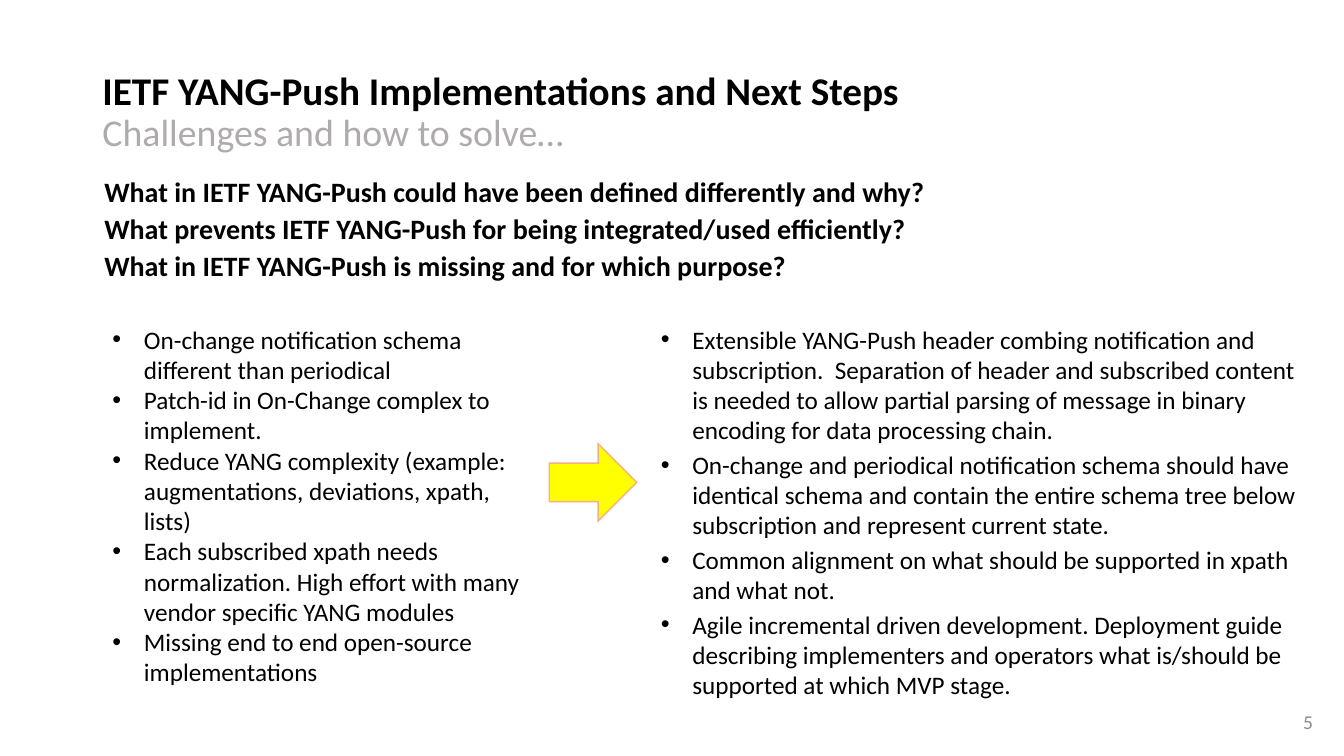
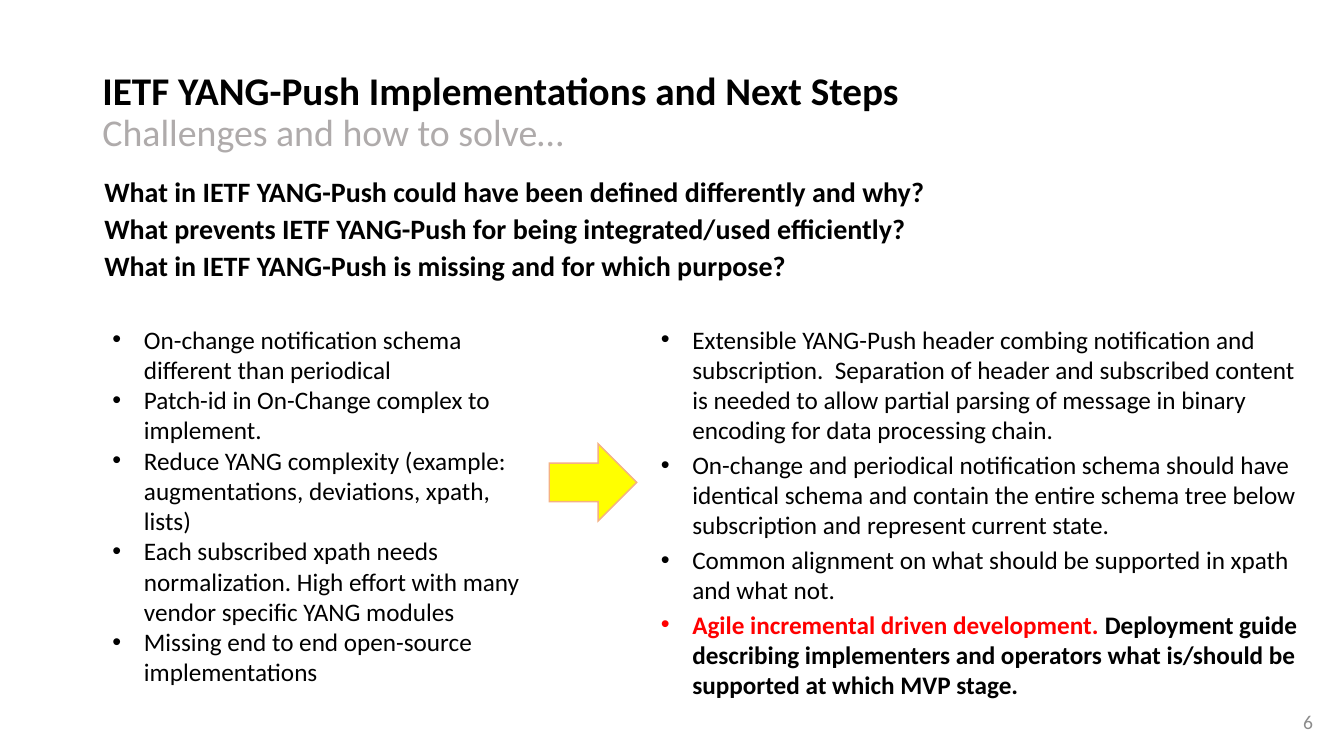
Before and after one commit to network-analytics/ietf-network-analytics-document-status, a slide deck: slide 6 of 122/NEMOPS/IAB NEMOPS - YANG-Push - Agile Incremental Driven Development.pptx (slide 5 before the commit). Drawn at 1344x756 pixels with LibreOffice and Linux fonts; fonts in the diff are those of the drawing. Boxes give left, top, right and bottom in pixels: in the first picture for what was removed or moved away, otherwise in the second. Text is boxed around its words. In the diff, an @@ line names an element or a change of style, - is before the commit and + after.

```diff
--- a/122/NEMOPS/IAB NEMOPS - YANG-Push - Agile Incremental Driven Development.pptx
+++ b/122/NEMOPS/IAB NEMOPS - YANG-Push - Agile Incremental Driven Development.pptx
@@ text at <box>692,616,1297,699</box>: text colour #000000 to #FF0000 in "Agile incremental driven development."; bold on in "Agile incremental driven development. Deployment guide descr ..." @@
@@ page number at <box>1303,716,1313,729</box>: text changed @@
-5
+6
```
Also in this commit, not shown: 1 other slide changed, 2 slides added, 1 other file.
